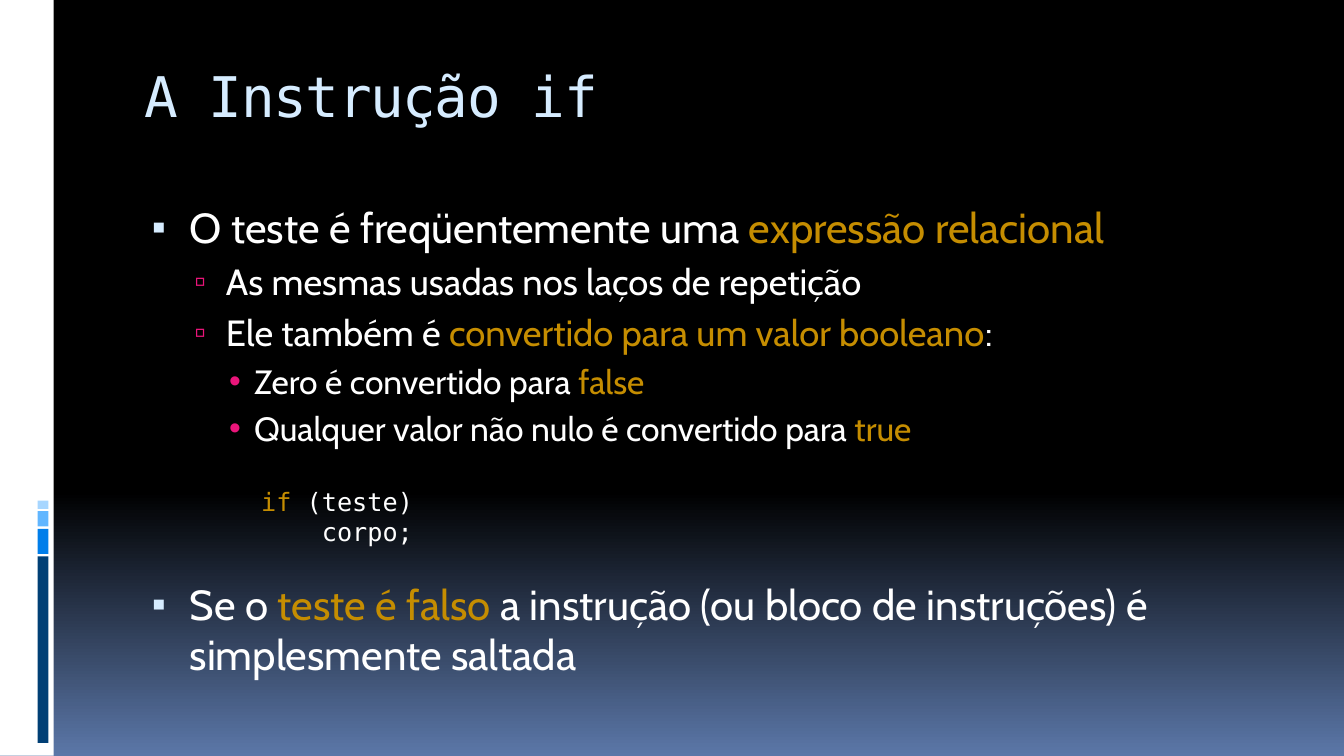
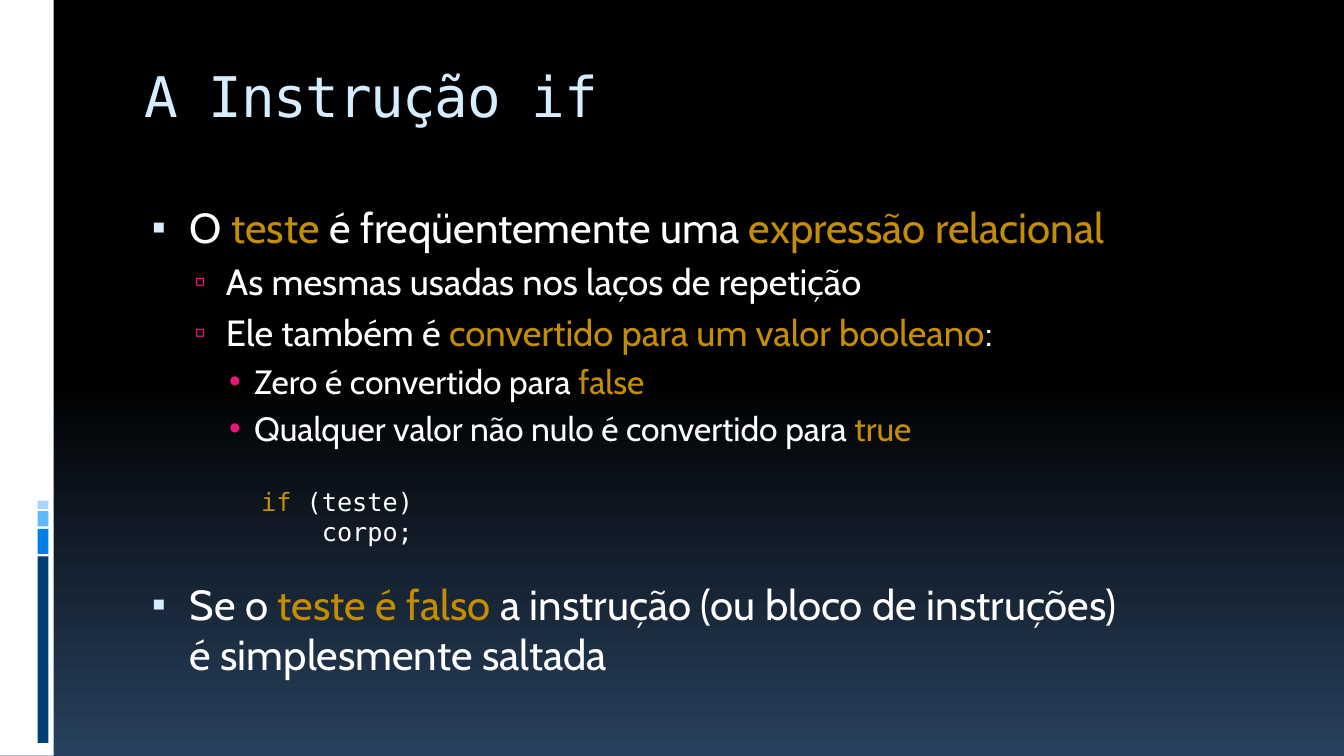
Before and after one commit to JudsonSS/ProgComp, a slide deck: slide 7 of Slides/20. Instrução de Desvio If.pptx. Drawn at 1344x756 pixels with LibreOffice and Linux fonts; fonts in the diff are those of the drawing. Boxes give left, top, right and bottom in pixels: in the first picture for what was removed or moved away, otherwise in the second. Text is boxed around its words. In the diff, an @@ line names an element or a change of style, - is before the commit and + after.

```diff
--- a/Slides/20. Instrução de Desvio If.pptx
+++ b/Slides/20. Instrução de Desvio If.pptx
@@ background gradient #000000 to #5B77A8 to gradient #000000 to #28415E @@
@@ text at (190, 211, 1104, 253): text colour #FFFFFF to #C58D01 in "teste" @@
```
Also in this commit, not shown: 20 other slides changed, 4 other files.
